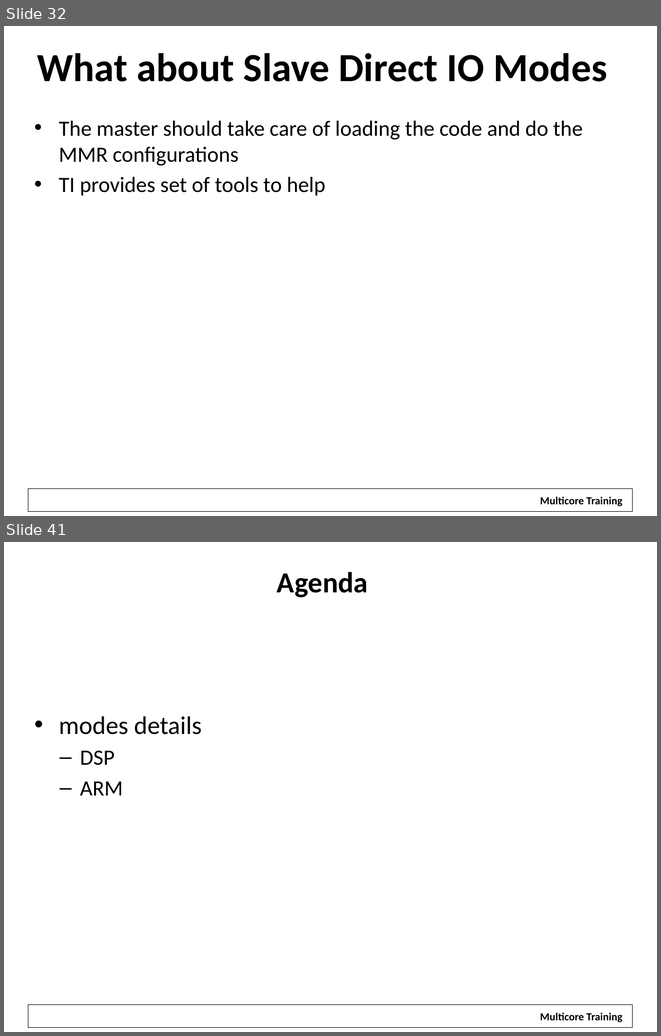
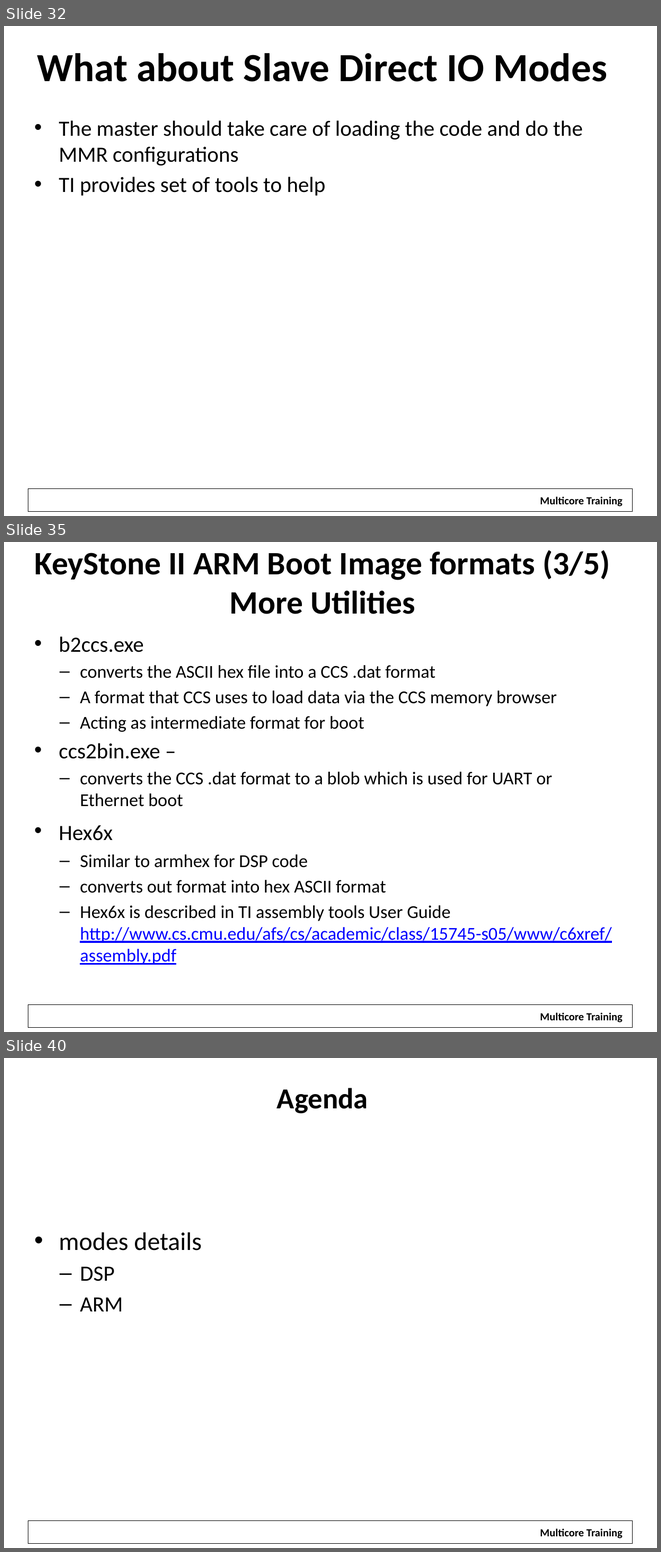
Before and after one commit to hari1989/keystone-workshop, a slide deck: preliminary/Working/presentations/KeyStone_2_ Bootloader_v2.pptx. Shown one above the other, each under a label of ours: slides 32 and 41 before the commit, slides 32, 35 and 40 after it; the slides between them are not shown. The pictures are 661x1036 and 661x1552 pixels, drawn with LibreOffice and Linux fonts; fonts in the diff are those of the drawing; background and template pictures are left out. Boxes give left, top, right and bottom in pixels: in the first picture for what was removed or moved away, otherwise in the second. Text is boxed around its words. In the diff, an @@ line names an element or a change of style, - is before the commit and + after.

Commit message:
More about tools

```diff
--- a/preliminary/Working/presentations/KeyStone_2_ Bootloader_v2.pptx
+++ b/preliminary/Working/presentations/KeyStone_2_ Bootloader_v2.pptx
@@ slide 35 added at bbox=[4, 542, 657, 1032], background #FFFFFF; not listed: 2 template elements that a slide beside it also shows @@
@@ title added at bbox=[35, 550, 610, 614], 36 pt, text #000000, bold @@
+KeyStone II ARM Boot Image formats (3/5)
+More Utilities
@@ text added at bbox=[59, 636, 611, 964], 20 pt, text #000000 @@
+• b2ccs.exe
+  – converts the ASCII hex file into a CCS .dat format
+  – A format that CCS uses to load data via the CCS memory browser
+  – Acting as intermediate format for boot
+• ccs2bin.exe –
+  – converts the CCS .dat format to a blob which is used for UART or Ethernet boot
+• Hex6x
+  – Similar to armhex for DSP code
+  – converts out format into hex ASCII format
+  – Hex6x is described in TI assembly tools User Guide http://www.cs.cmu.edu/afs/cs/academic/class/15745-s05/www/c6xref/assembly.pdf
@@ what was slide 41 is now slide 40 @@
```
Also in this commit, not shown: 6 slides changed, 1 other slide added, 3 slides removed.
